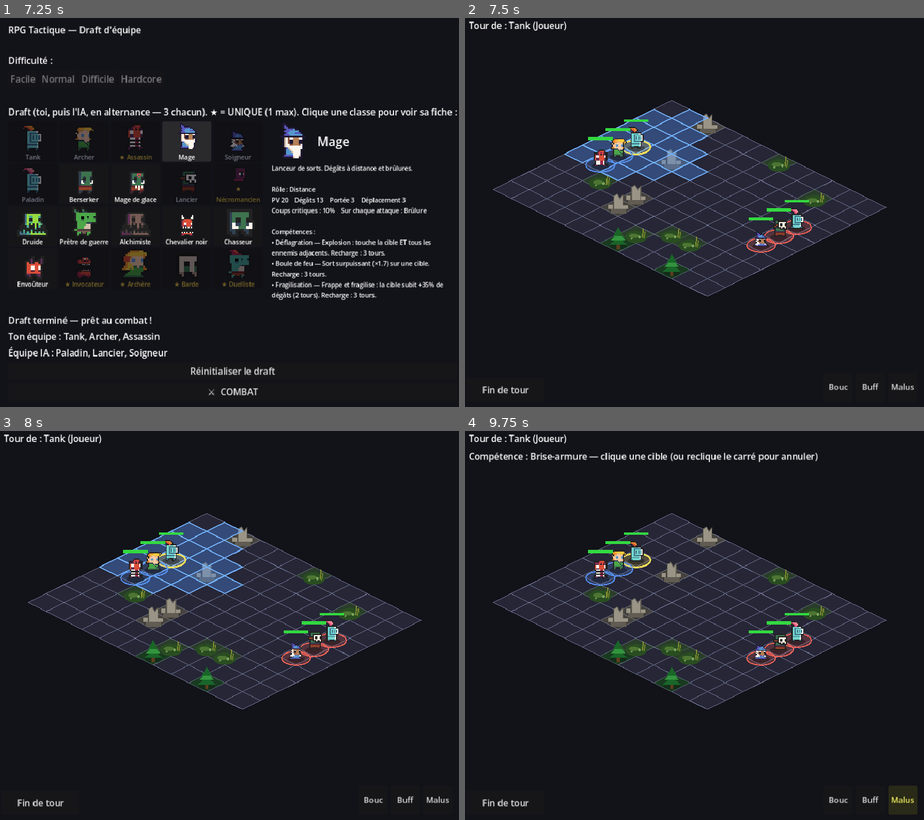
Above: before the commit, frames 1-4 (two rows, left to right).
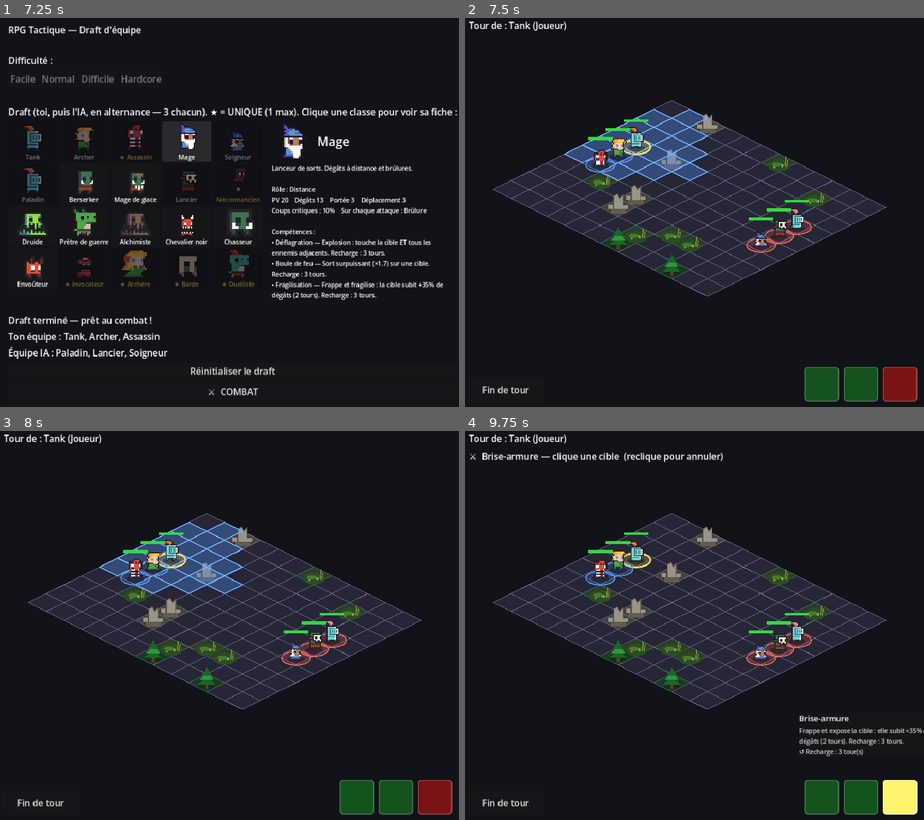
Above: after the commit, the same moments.

Repository: bodji27200-web/mon-jeux-video-
Game: Godot game, scene res://TeamSelect.tscn
Same seed, same stepped clock (60 frames per second), same inputs: the game is played once before the commit and once after it.
Inputs (mouse positions are in pixels of both pictures, inside the frame that each line leads up to):
- Up to frame 1 (7.25 s): click "Facile" at 0.5 s; click "Normal" at 1.25 s; click "Difficile" at 2 s; click "Normal" at 2.75 s; click "Hardcore" at 3.5 s; click (32, 142) at 4.27 s; click (82, 142) at 5.02 s; click (133, 142) at 5.77 s; click (188, 142) at 6.52 s
- Up to frame 2 (7.5 s): click "⚔ COMBAT" at 7.25 s
- Up to frame 3 (8 s): no input
- Up to frame 4 (9.75 s): click (836, 800) at 8 s, where only the run before the commit has a clickable "Bouc"; click (868, 800) at 8.75 s, where only the run before the commit has a clickable "Buff"; click (901, 800) at 9.5 s, where only the run before the commit has a clickable "Malus"

Frame 1 is identical in both runs. In frame 2, 2.0% of the frame differs, in the area x 73-99%, y 89-99%; in frame 3, 2.0%; in frame 4, 3.6%, in the area x 0-100%, y 5-99%.

Commit message:
Lot C : barre de compétences visuelle (icônes Unicode, couleurs par catégorie, panneau info instantané)
- Symboles Unicode par type (⚔⚡❄✚★⬟...) à la place des abréviations texte
- Fond coloré par catégorie : rouge=attaque, vert=buff, violet=contrôle, orange=invocation
- Panneau d'info instantané au survol (nom + description + état recharge) sans tooltip lent
- Boutons composites 62x62 (icône grande + label bas)

https://claude.ai/code/session_01J6hbyjDTLLPj9SyyuD84C8

Diff:
--- a/Battle.gd
+++ b/Battle.gd
@@ -17,14 +17,34 @@
 # la classe (jusqu'à 3). Les carrés sans compétence restent vides/désactivés.
 # Icône courte par type de compétence.
 const SKILL_SLOTS := 3
+
+# Symbole Unicode + couleur de fond par type de compétence.
 const SKILL_ICONS := {
-	"invoke": "Inv", "roots": "Rac", "war_heal": "Soin", "double_dot": "DoT",
-	"drain_strike": "Drain", "mark_shot": "Marq", "empower_ally": "Force",
-	"shield_ally": "Bouc", "purify": "Pur", "frost_nova": "Gel",
-	"teleport_strike": "Saut", "piercing_shot": "Perce", "traps": "Piège",
-	"heavy_strike": "Charge", "cleave": "Fauche", "self_buff": "Buff",
-	"apply_debuff": "Malus", "buff_ally": "Aura",
-	"team_buff": "Hymne", "team_debuff": "Discord", "retreat_shot": "Recul",
+	"invoke": "⬟", "roots": "❧", "war_heal": "✚", "double_dot": "☠",
+	"drain_strike": "⊛", "mark_shot": "★", "empower_ally": "✦",
+	"shield_ally": "⬡", "purify": "☩", "frost_nova": "❄",
+	"teleport_strike": "⇥", "piercing_shot": "→", "traps": "⚙",
+	"heavy_strike": "⚡", "cleave": "◎", "self_buff": "✦",
+	"apply_debuff": "☠", "buff_ally": "✦",
+	"team_buff": "♫", "team_debuff": "☁", "retreat_shot": "↩",
+}
+# Catégorie → couleur de fond du bouton.
+const SKILL_CATEGORY_COLOR := {
+	"attack":  Color(0.48, 0.08, 0.08),   # rouge sombre
+	"buff":    Color(0.08, 0.32, 0.12),   # vert sombre
+	"control": Color(0.26, 0.08, 0.42),   # violet sombre
+	"summon":  Color(0.38, 0.24, 0.04),   # orange sombre
+}
+# Type → catégorie.
+const SKILL_TYPE_CATEGORY := {
+	"heavy_strike": "attack", "cleave": "attack", "drain_strike": "attack",
+	"piercing_shot": "attack", "retreat_shot": "attack", "apply_debuff": "attack",
+	"teleport_strike": "attack", "mark_shot": "attack",
+	"shield_ally": "buff", "empower_ally": "buff", "buff_ally": "buff",
+	"self_buff": "buff", "team_buff": "buff", "war_heal": "buff", "purify": "buff",
+	"roots": "control", "frost_nova": "control", "double_dot": "control",
+	"team_debuff": "control", "traps": "control",
+	"invoke": "summon",
 }
 
 var active_unit: Node = null
@@ -34,6 +54,10 @@
 var selected_skill := -1  # index de la compétence sélectionnée (phase "skill")
 var _skill_return_phase := "attack"  # phase à restaurer si on annule une compétence
 var end_turn_btn: Button  # bouton "Fin de tour" (visible au tour du joueur)
+# Panneau d'info compétence (s'affiche instantanément au survol d'un bouton).
+var _skill_info_panel: PanelContainer
+var _skill_info_name: Label
+var _skill_info_desc: Label
 
 # Statistiques de partie (affichées sur l'écran de fin).
 var _turn_count := 0
@@ -73,13 +97,33 @@
 	_end_turn()
 
 
-# Construit la barre de 3 carrés (UI souris uniquement, pas de raccourci clavier).
+# Construit la barre de 3 boutons composites (icône + nom) et le panneau d'info.
 func _build_skill_bar() -> void:
-	var s := 52
-	var gap := 6
+	var s := 62
+	var gap := 8
 	var total := SKILL_SLOTS * s + (SKILL_SLOTS - 1) * gap
 	var x0 := 832 - total - 12
 	var y := 704 - s - 10
+
+	# Panneau d'info instantané (s'affiche au survol, pas de tooltip lent).
+	_skill_info_panel = PanelContainer.new()
+	_skill_info_panel.custom_minimum_size = Vector2(240, 0)
+	_skill_info_panel.position = Vector2(x0 - 10, y - 120)
+	_skill_info_panel.visible = false
+	var vb := VBoxContainer.new()
+	vb.add_theme_constant_override("separation", 4)
+	_skill_info_panel.add_child(vb)
+	_skill_info_name = Label.new()
+	_skill_info_name.add_theme_font_size_override("font_size", 14)
+	vb.add_child(_skill_info_name)
+	_skill_info_desc = Label.new()
+	_skill_info_desc.autowrap_mode = TextServer.AUTOWRAP_WORD_SMART
+	_skill_info_desc.custom_minimum_size = Vector2(236, 0)
+	_skill_info_desc.add_theme_font_size_override("font_size", 11)
+	_skill_info_desc.add_theme_color_override("font_color", Color(0.82, 0.82, 0.82))
+	vb.add_child(_skill_info_desc)
+	$UI.add_child(_skill_info_panel)
+
 	for i in SKILL_SLOTS:
 		var b := Button.new()
 		b.custom_minimum_size = Vector2(s, s)
@@ -87,11 +131,53 @@
 		b.position = Vector2(x0 + i * (s + gap), y)
 		b.focus_mode = Control.FOCUS_NONE
 		b.disabled = true
-		b.add_theme_font_size_override("font_size", 14)
+		b.clip_contents = true
+		# Contenu composite : icône grande + nom court.
+		var inner := VBoxContainer.new()
+		inner.set_anchors_preset(Control.PRESET_FULL_RECT)
+		inner.mouse_filter = Control.MOUSE_FILTER_IGNORE
+		inner.alignment = BoxContainer.ALIGNMENT_CENTER
+		inner.add_theme_constant_override("separation", 1)
+		b.add_child(inner)
+		var icon_lbl := Label.new()
+		icon_lbl.name = "Icon"
+		icon_lbl.horizontal_alignment = HORIZONTAL_ALIGNMENT_CENTER
+		icon_lbl.add_theme_font_size_override("font_size", 22)
+		icon_lbl.mouse_filter = Control.MOUSE_FILTER_IGNORE
+		inner.add_child(icon_lbl)
+		var cd_lbl := Label.new()
+		cd_lbl.name = "CD"
+		cd_lbl.horizontal_alignment = HORIZONTAL_ALIGNMENT_CENTER
+		cd_lbl.add_theme_font_size_override("font_size", 10)
+		cd_lbl.mouse_filter = Control.MOUSE_FILTER_IGNORE
+		inner.add_child(cd_lbl)
 		b.pressed.connect(_on_skill_slot.bind(i))
+		b.mouse_entered.connect(_on_skill_hover.bind(i))
+		b.mouse_exited.connect(func(): _skill_info_panel.visible = false)
 		$UI.add_child(b)
 		skill_slots.append(b)
 	_refresh_skill_bar()
+
+
+# Affiche le panneau d'info de la compétence survolée (instantané).
+func _on_skill_hover(index: int) -> void:
+	if active_unit == null or not active_unit.is_player():
+		return
+	var acts: Array = active_unit.get_actives()
+	if index >= acts.size():
+		return
+	var sk: Dictionary = acts[index]
+	var cd_val: int = active_unit.skill_cds[index] if index < active_unit.skill_cds.size() else 0
+	_skill_info_name.text = str(sk.name)
+	var extra := ""
+	if cd_val > 0:
+		extra = "\n⏳ En recharge : %d tour(s)" % cd_val
+	elif not active_unit.skill_ready(index):
+		extra = "\n⚑ Invocation max atteinte"
+	else:
+		extra = "\n↺ Recharge : %d tour(s)" % int(sk.get("cooldown", 0))
+	_skill_info_desc.text = str(sk.get("desc", "")) + extra
+	_skill_info_panel.visible = true
 
 
 func _on_replay() -> void:
@@ -171,36 +257,80 @@
 		end_turn_btn.visible = show_bar
 	if not show_bar:
 		skill_hint.visible = false
+		if _skill_info_panel:
+			_skill_info_panel.visible = false
 		return
 	var acts: Array = active_unit.get_actives()
 	for i in SKILL_SLOTS:
 		var b: Button = skill_slots[i]
+		var icon_lbl: Label = b.get_node_or_null("VBoxContainer/Icon")
+		var cd_lbl: Label = b.get_node_or_null("VBoxContainer/CD")
 		if i < acts.size():
 			var sk: Dictionary = acts[i]
-			var icon: String = str(SKILL_ICONS.get(sk.type, "Comp"))
-			# Cooldown restant (ou "Max" pour une invocation au plafond) sous l'icône.
 			var cd: int = active_unit.skill_cds[i] if i < active_unit.skill_cds.size() else 0
-			if cd > 0:
-				b.text = "%s\nCD %d" % [icon, cd]
-			elif not active_unit.skill_ready(i):
-				b.text = "%s\nMax" % icon
-			else:
-				b.text = icon
-			b.tooltip_text = str(sk.name) + "\n" + str(sk.get("desc", ""))
-			# Utilisable dès le déplacement : plus besoin de bouger avant de lancer une compétence.
 			var usable: bool = phase in ["move", "attack", "skill"] and active_unit.skill_ready(i)
 			b.disabled = not usable
-			b.modulate = Color(1.0, 1.0, 0.4) if (phase == "skill" and selected_skill == i) else Color(1, 1, 1)
+			# Icône Unicode du type.
+			if icon_lbl:
+				icon_lbl.text = str(SKILL_ICONS.get(sk.type, "?"))
+			# Ligne du bas : cooldown ou nom court.
+			if cd_lbl:
+				if cd > 0:
+					cd_lbl.text = "CD %d" % cd
+					cd_lbl.add_theme_color_override("font_color", Color(1.0, 0.55, 0.20))
+				elif not active_unit.skill_ready(i):
+					cd_lbl.text = "Max"
+					cd_lbl.add_theme_color_override("font_color", Color(0.70, 0.40, 0.40))
+				else:
+					cd_lbl.text = _short_name(str(sk.name))
+					cd_lbl.add_theme_color_override("font_color", Color(0.88, 0.88, 0.88))
+			# Couleur de fond par catégorie + surbrillance si sélectionnée.
+			var is_selected: bool = phase == "skill" and selected_skill == i
+			var cat_col: Color = SKILL_CATEGORY_COLOR.get(
+					SKILL_TYPE_CATEGORY.get(sk.type, "attack"), SKILL_CATEGORY_COLOR.attack)
+			var bg_col: Color = Color(1.0, 0.95, 0.35) if is_selected else cat_col
+			_apply_button_bg(b, bg_col, is_selected)
+			b.modulate = Color(1, 1, 1) if usable else Color(0.50, 0.50, 0.52)
 		else:
-			b.text = ""
+			if icon_lbl: icon_lbl.text = ""
+			if cd_lbl: cd_lbl.text = ""
 			b.disabled = true
-			b.modulate = Color(0.45, 0.45, 0.5)
-	# Indication textuelle quand une compétence est sélectionnée.
+			b.modulate = Color(0.30, 0.30, 0.32)
+			_apply_button_bg(b, Color(0.12, 0.12, 0.14), false)
 	if phase == "skill" and selected_skill >= 0 and selected_skill < acts.size():
-		skill_hint.text = "Compétence : %s — clique une cible (ou reclique le carré pour annuler)" % str(acts[selected_skill].name)
+		skill_hint.text = "⚔  %s — clique une cible  (reclique pour annuler)" % str(acts[selected_skill].name)
 		skill_hint.visible = true
 	else:
 		skill_hint.visible = false
+
+
+func _short_name(full: String) -> String:
+	return full.left(7) + ("…" if full.length() > 7 else "")
+
+
+func _apply_button_bg(btn: Button, col: Color, highlighted: bool) -> void:
+	var s := StyleBoxFlat.new()
+	s.bg_color = col
+	s.corner_radius_top_left = 6
+	s.corner_radius_top_right = 6
+	s.corner_radius_bottom_left = 6
+	s.corner_radius_bottom_right = 6
+	s.border_width_top = 2
+	s.border_width_bottom = 2
+	s.border_width_left = 2
+	s.border_width_right = 2
+	s.border_color = col.lightened(0.5) if highlighted else col.lightened(0.2)
+	btn.add_theme_stylebox_override("normal", s)
+	var s2 := s.duplicate()
+	s2.bg_color = col.lightened(0.12)
+	btn.add_theme_stylebox_override("hover", s2)
+	var s3 := s.duplicate()
+	s3.bg_color = col.darkened(0.15)
+	btn.add_theme_stylebox_override("pressed", s3)
+	var s4 := s.duplicate()
+	s4.bg_color = col.darkened(0.35)
+	s4.border_color = col.darkened(0.1)
+	btn.add_theme_stylebox_override("disabled", s4)
 
 
 func _ai_take_turn(unit: Node) -> void:
